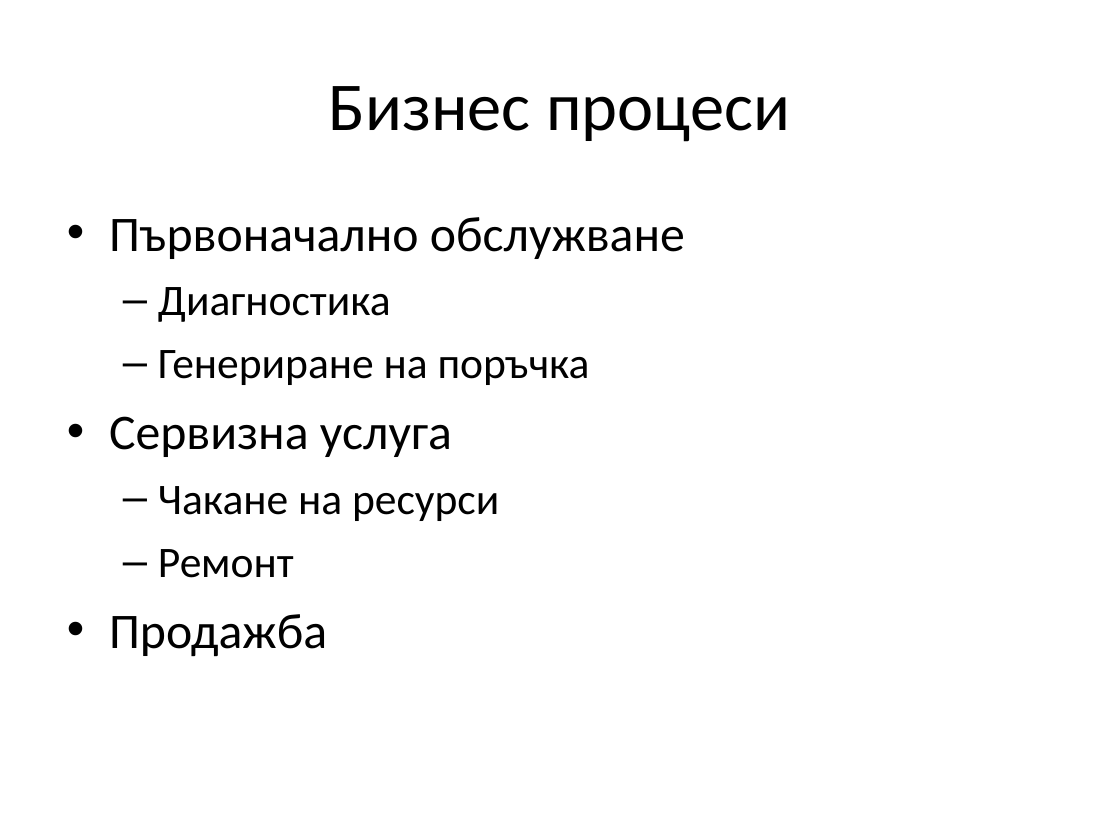
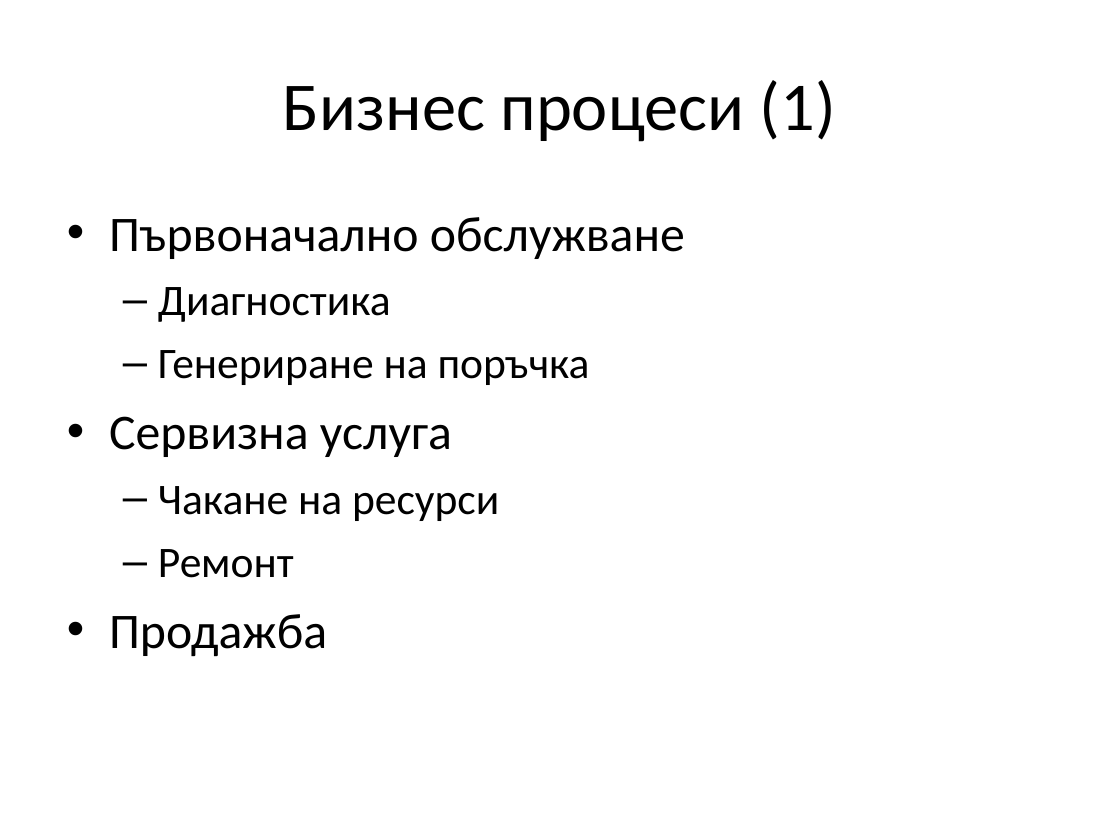
Before and after one commit to jasimcse/team2-strawberry, a slide deck: slide 2 of prezentaciq/Nikodim.ppt (slide 1 before the commit). Drawn at 1120x840 pixels with LibreOffice and Linux fonts; fonts in the diff are those of the drawing. Boxes give left, top, right and bottom in pixels: in the first picture for what was removed or moved away, otherwise in the second. Text is boxed around its words. In the diff, an @@ line names an element or a change of style, - is before the commit and + after.

```diff
--- a/prezentaciq/Nikodim.ppt
+++ b/prezentaciq/Nikodim.ppt
@@ title at (283, 80, 836, 142): text changed @@
-Бизнес процеси
+Бизнес процеси (1)
```
Also in this commit, not shown: 1 other slide changed, 2 slides added, 1 slide removed.
